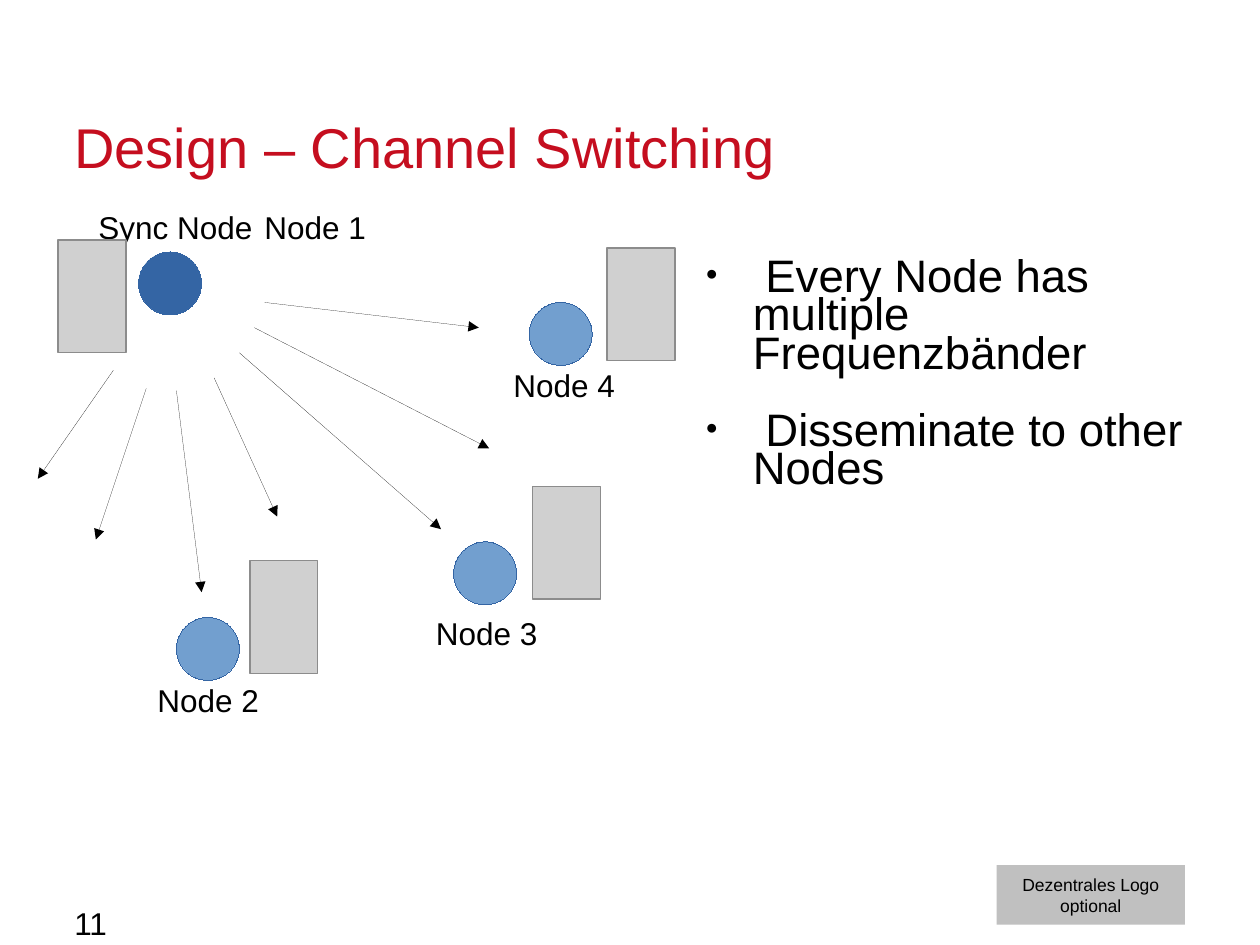
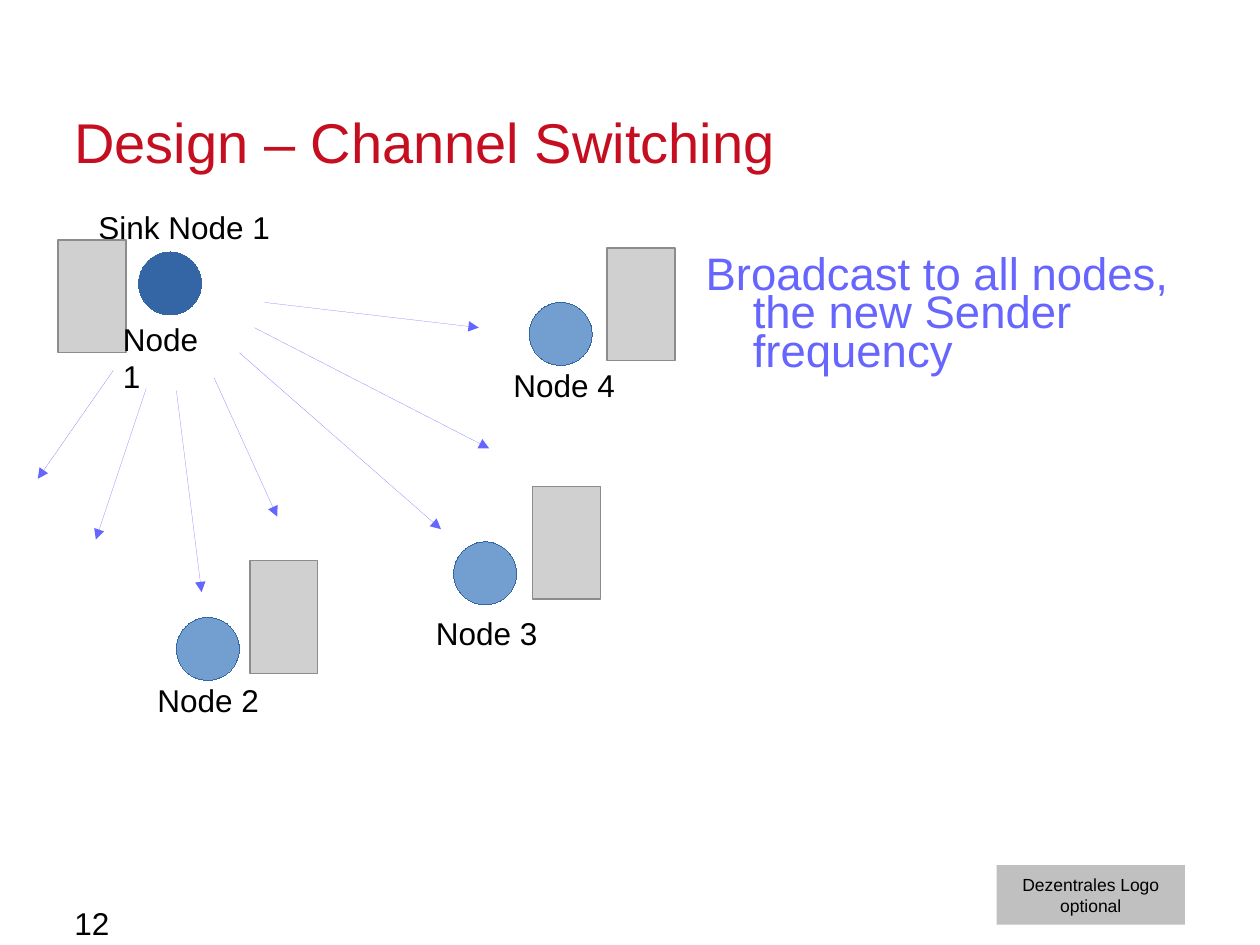
Before and after one commit to moritzschaefer/SensorSequence, a slide deck: slide 12 of docs/MeilensteinNrOne.odp (slide 11 before the commit). Drawn at 1260x945 pixels with LibreOffice and Linux fonts; fonts in the diff are those of the drawing; grey boxes stand for pictures; background and template pictures are left out. Boxes give left, top, right and bottom in pixels: in the first picture for what was removed or moved away, otherwise in the second. Text is boxed around its words. In the diff, an @@ line names an element or a change of style, - is before the commit and + after.

```diff
--- a/docs/MeilensteinNrOne.odp
+++ b/docs/MeilensteinNrOne.odp
@@ title "Design – Channel Switching": place and size @@
-title "Design – Channel Switching" at bbox=[74, 127, 775, 179]
+title "Design – Channel Switching" at bbox=[74, 122, 775, 174]
@@ text at bbox=[98, 216, 270, 245]: text changed @@
-Sync Node
+Sink Node 1
@@ text at bbox=[706, 257, 1169, 376]: text changed; text colour #000000 to #6666FF @@
-● Every Node has multiple Frequenzbänder
-● Disseminate to other Nodes
+Broadcast to all nodes, the new Sender frequency
@@ text "Node 1" rewrapped from bbox=[264, 216, 366, 240] to bbox=[123, 326, 198, 388] @@
@@ arrow (255, 328) - (489, 449): stroke #000000 0 pt to #6666FF 0 pt @@
@@ arrow (265, 302) - (479, 328): stroke #000000 0 pt to #6666FF 0 pt @@
@@ arrow (239, 353) - (441, 529): stroke #000000 0 pt to #6666FF 0 pt @@
@@ arrow (113, 370) - (38, 479): stroke #000000 0 pt to #6666FF 0 pt @@
@@ arrow (146, 388) - (96, 539): stroke #000000 0 pt to #6666FF 0 pt @@
@@ arrow (214, 378) - (277, 517): stroke #000000 0 pt to #6666FF 0 pt @@
@@ arrow (176, 391) - (202, 592): stroke #000000 0 pt to #6666FF 0 pt @@
@@ page number at bbox=[74, 913, 109, 935]: text changed @@
-11
+12
```
Also in this commit, not shown: 10 other slides changed, 12 slides added, 6 slides removed, 1 other file.
